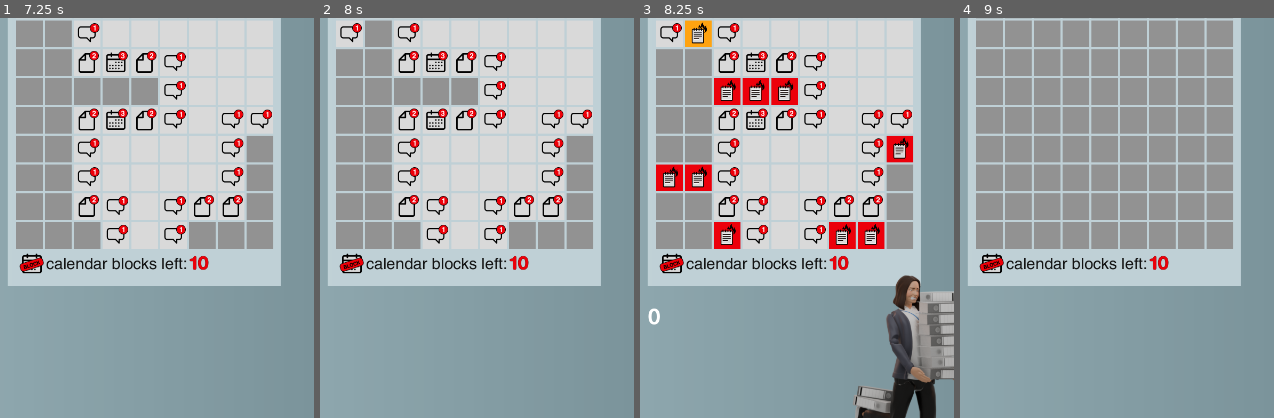
Above: before the commit, frames 1-4 (left to right).
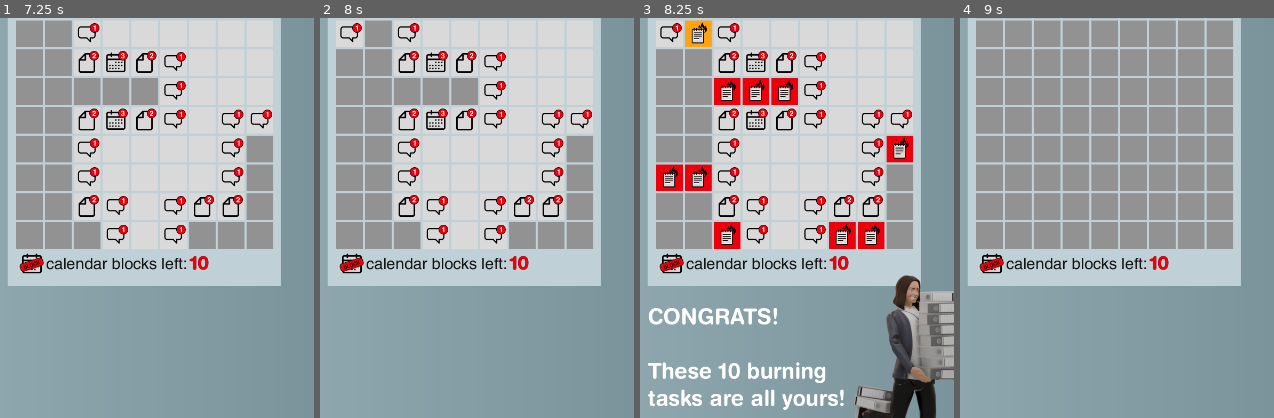
Above: after the commit, the same moments.

Repository: grkovalev/office-game
Game: Godot game, scene res://minesweeper.tscn
Same seed, same stepped clock (60 frames per second), same inputs: the game is played once before the commit and once after it. This scene is started directly instead of the project's main scene.
Inputs (mouse positions are % of the whole screen's width and height, from its top left):
- Up to frame 1 (7.25 s): click (29, 33) at 0.52 s; click (33, 33) at 1.27 s; click (38, 33) at 2.02 s; click (43, 33) at 2.77 s; click (47, 33) at 3.52 s; click (52, 33) at 4.27 s; click (56, 33) at 5.02 s; click (61, 33) at 5.77 s; click (65, 33) at 6.52 s
- Up to frame 2 (8 s): click (29, 37) at 7.27 s
- Up to frame 3 (8.25 s): click (33, 37) at 8.02 s
- Up to frame 4 (9 s): click (38, 37) at 8.77 s
The pictures show only the part of the screen within x 24-74%, y 35-85%; the shares and areas given below are measured in that part.

Frames 1-2 are identical in both runs. In frame 3, 3.1% of the frame differs, in the area x 2-65%, y 72-98%; in frame 4, nothing differs.

Commit message:
calblocks renewal fixed
number calblocks resets every new game

Diff:
--- a/minesweeper.gd
+++ b/minesweeper.gd
@@ -143,6 +143,7 @@
 	for cell in board.cells:
 		if cell.has_mine and cell.has_flag:
 			flagged_bomb_count += 1
+	var unflagged_bomb_count := board.mines_count - flagged_bomb_count
 	for c in range(board.columns):
 		for r in range(board.rows):
 			var cell = board._get_cell_state(c,r)
@@ -157,7 +158,7 @@
 	avaAnim.play("lost")
 	gg = true
 	if winlostmsg:
-		winlostmsg.show_lose(flagged_bomb_count)
+		winlostmsg.show_lose(flagged_bomb_count, unflagged_bomb_count)
 	emit_signal("game_over_signal")
 
 func _game_won() -> void:
@@ -174,6 +175,7 @@
 	gg = false
 	if winlostmsg:
 		winlostmsg.hide_msg()
+	number_calblocks.text = str(max_flags)
 	avaAnim.play("def_center")
 	if bomb_animation_timer != null:
 		bomb_animation_timer.stop()
--- a/minesweeper.tscn
+++ b/minesweeper.tscn
@@ -239,6 +239,7 @@
 try_again_texture = SubResource("AtlasTexture_ldu3r")
 
 [node name="winlostmsg" type="Node2D" parent="Window"]
+visible = false
 script = ExtResource("20_ldu3r")
 
 [node name="winlostimg" type="Sprite2D" parent="Window/winlostmsg"]
--- a/winlostmsg.gd
+++ b/winlostmsg.gd
@@ -8,8 +8,8 @@
 @export var win_atlas_columns: int = 4
 @export var win_cell_size: Vector2i = Vector2i(256, 512)
 @export var win_animation_speed: float = 0.3
-## Format for losttext; %s is replaced by the number of unflagged bombs. E.g. "%s" or "These new %s burning tasks are all yours!"
-@export var losttext_format: String = "%s"
+## losttext template: %s is replaced by the number of unflagged bombs. Only that part changes; the rest stays.
+@export var losttext_format: String = "CONGRATS!\n\nThese %s burning\ntasks are all yours!"
 
 var _win_anim_timer: Timer
 var _win_frame: int = 0
Not shown, added: Office.dmg.zip
